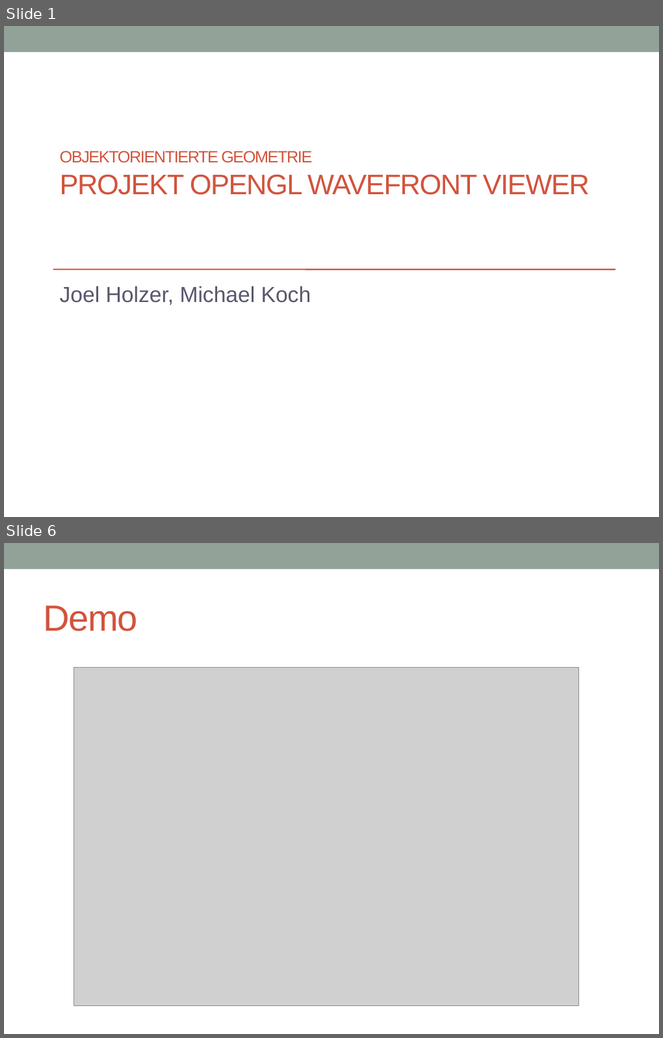
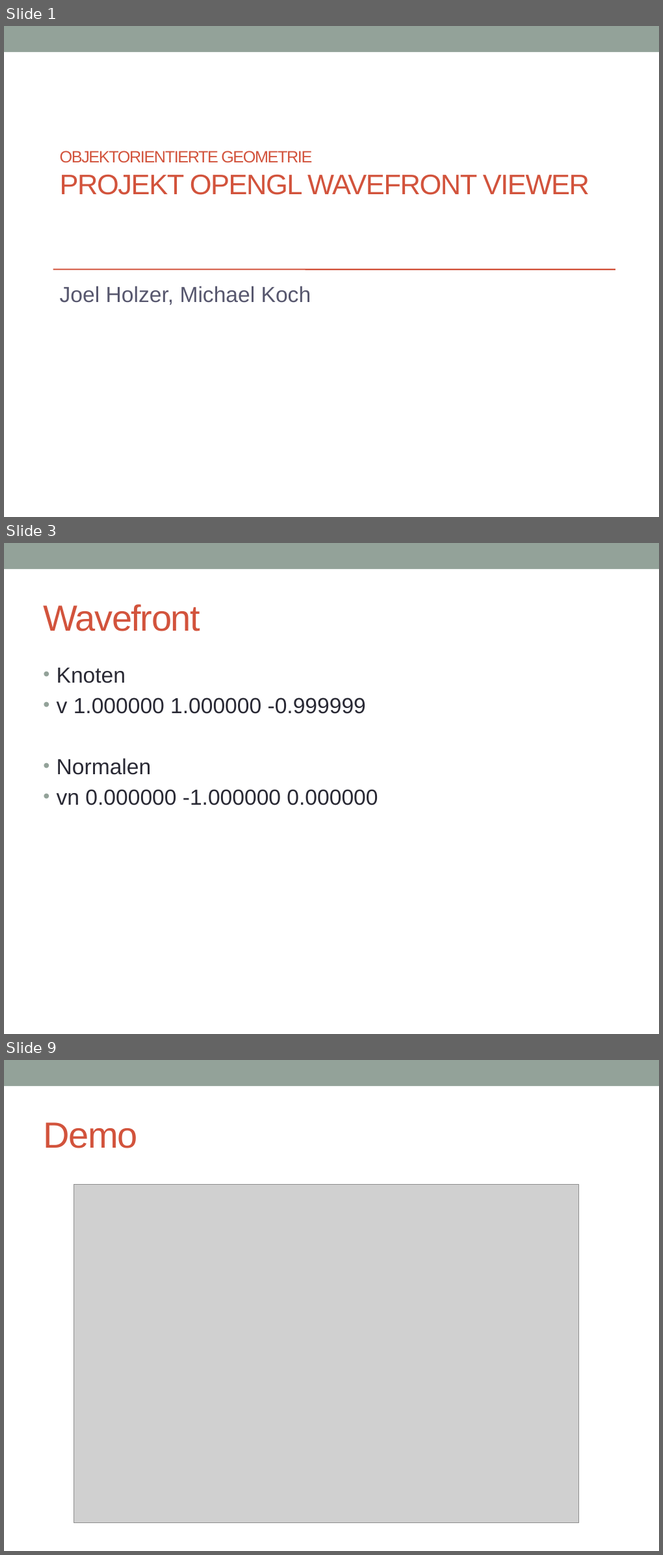
Before and after one commit to joe1990/OpenGl3DModelViewer, a slide deck: präsi-projekt-obj-geom.pptx. Shown one above the other, each under a label of ours: slides 1 and 6 before the commit, slides 1, 3 and 9 after it; the slides between them are not shown. The pictures are 663x1038 and 663x1555 pixels, drawn with LibreOffice and Linux fonts; fonts in the diff are those of the drawing; grey boxes stand for pictures. Boxes give left, top, right and bottom in pixels: in the first picture for what was removed or moved away, otherwise in the second. Text is boxed around its words. In the diff, an @@ line names an element or a change of style, - is before the commit and + after.

```diff
--- a/präsi-projekt-obj-geom.pptx
+++ b/präsi-projekt-obj-geom.pptx
@@ slide 3 added at bbox=[4, 543, 659, 1034], background #FFFFFF; not listed: 1 template element that a slide beside it also shows @@
@@ title added at bbox=[43, 604, 200, 631], 40 pt, text #D2533C @@
+Wavefront
@@ text added at bbox=[57, 668, 378, 806], 24 pt, text #292934 @@
+• Knoten
+• v 1.000000 1.000000 -0.999999
+• Normalen
+• vn 0.000000 -1.000000 0.000000
@@ what was slide 6 is now slide 9 @@
```
Also in this commit, not shown: 2 slides changed, 4 other slides added, 2 slides removed.
